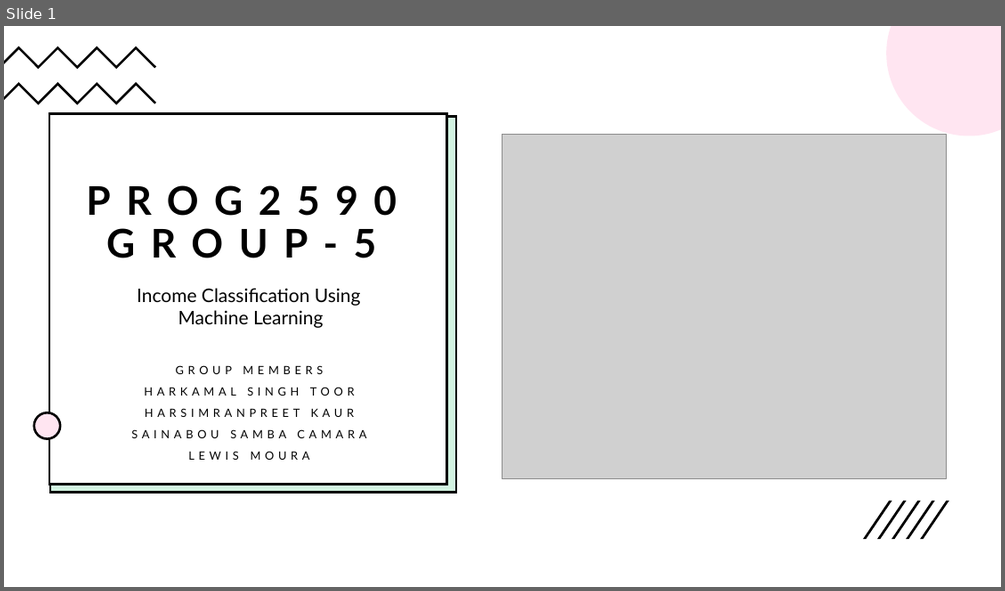
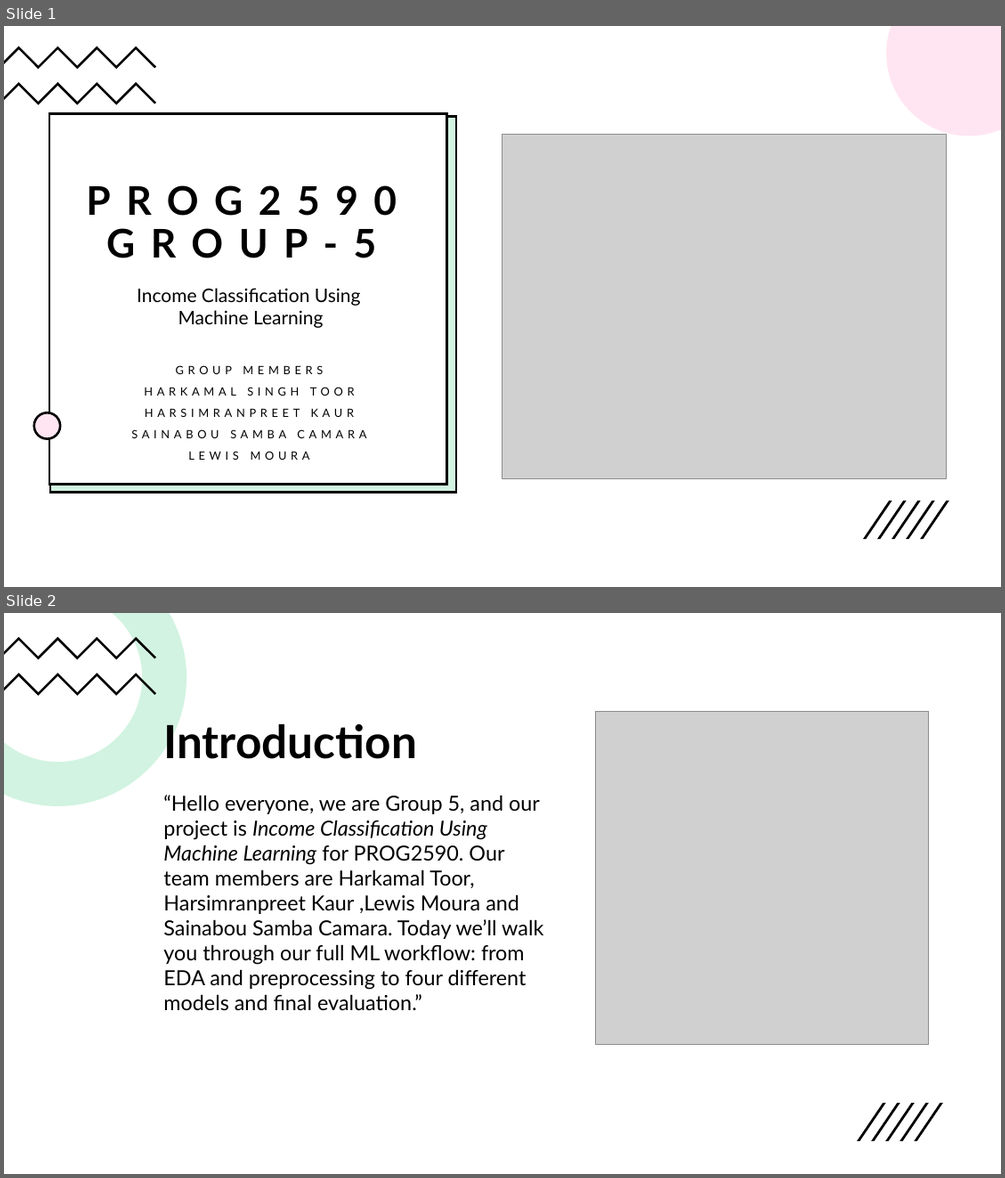
Before and after one commit to htoor2026/PROG2590, a slide deck: PROG2590_Group5_Presentation.pptx. Shown one above the other, each under a label of ours: slide 1 before the commit, slides 1 and 2 after it. The pictures are 1005x591 and 1005x1178 pixels, drawn with LibreOffice and Linux fonts; fonts in the diff are those of the drawing; grey boxes stand for pictures. Boxes give left, top, right and bottom in pixels: in the first picture for what was removed or moved away, otherwise in the second. Text is boxed around its words. In the diff, an @@ line names an element or a change of style, - is before the commit and + after.

```diff
--- a/PROG2590_Group5_Presentation.pptx
+++ b/PROG2590_Group5_Presentation.pptx
@@ slide 2 added at (4,613,1001,1174), background #FFFFFF @@
@@ rectangle added at (4,613,1001,1174), fill #FFFFFF @@
@@ freeform shape added at (4,613,186,806), fill #FFFFFF @@
@@ freeform shape added at (4,613,186,806), fill #21C46B at 20% opacity @@
@@ freeform shape added at (4,637,156,659), fill #000000 @@
@@ freeform shape added at (4,673,156,695), fill #000000 @@
@@ title added at (163,719,417,759), 44 pt, text #000000, bold @@
+Introduction
@@ picture added at (596,711,928,1044) @@
@@ text added at (163,795,543,1011), 20 pt, text #000000 @@
+“Hello everyone, we are Group 5, and our project is Income Classification Using Machine Learning for PROG2590. Our team members are Harkamal Toor, Harsimranpreet Kaur ,Lewis Moura and Sainabou Samba Camara. Today we’ll walk you through our full ML workflow: from EDA and preprocessing to four different models and final evaluation.”
@@ group added at (857,1103,943,1141): 5 freeform shapes @@
```
Also in this commit, not shown: 9 slides changed, 8 other slides added, 4 slides removed, 17 other files.
